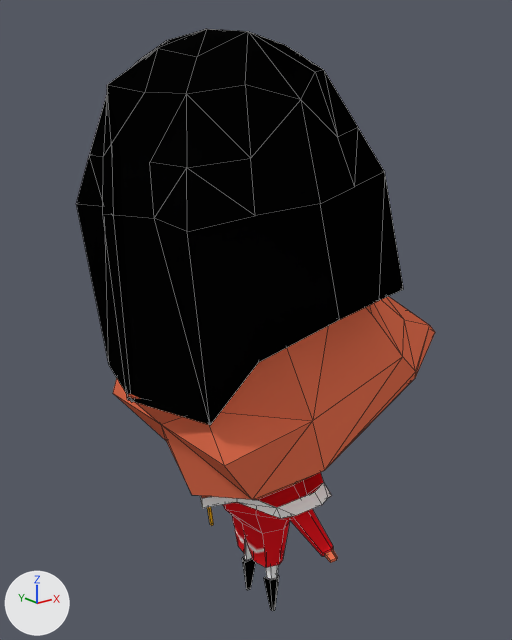
The Blender file The Overcoat/Assets/Models(blend)/Karakterler/nose.blend, before and after one commit.
Camera for both pictures: a camera (50 mm lens) standing at (-4.31, -5.58, 5.37) and looking at (0.38, 0.27, 3.02). The lights are fixed; the arrows at lower left show +X, +Y and +Z. Mesh edges are drawn as thin lines.
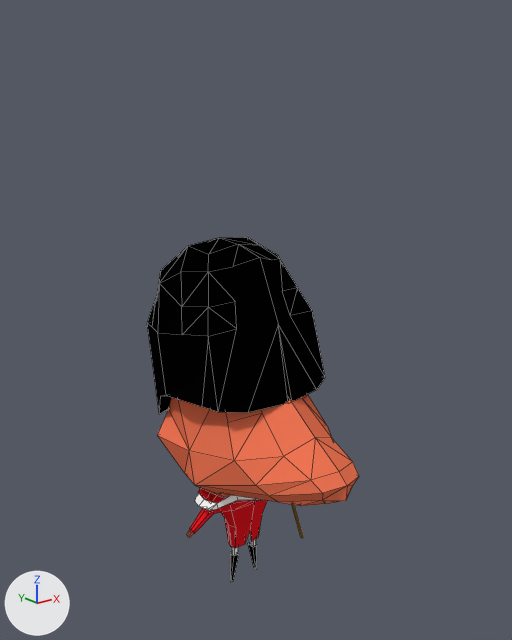
Location of each change, [x1, y1, x2, y2] in pixels of the pictures (512 x 640 px; the box of a moved part takes in the faces that stretch with it):
'Cube', reshaped, moved, turned, rescaled
    before: [76, 29, 435, 611]
    after: [147, 237, 359, 582]
part 1 of me_cube, moved or reshaped
    before: [242, 559, 279, 611]
    after: [230, 544, 257, 582]

The edits, one by one:
me_cube has 396 vertices, 762 faces and spans x -1.47..2.83, y -1.41..1.41, z -0.41..5.95.
me_cube is used by ob_cube; location (0.0, 0.0, 0.0).
me_cube part 1: all 24 vertices in x 0.2..0.25, y -0.26..0.26, z -0.41 are scaled about their middle by (1, 1.24, 1), then moved by (0.0, 0.0, -0.12).
Object 'Cube' (ob_cube) moves from (0.0, 0.0, 0.0) to (0.0, 0.17, 0.35).
Object 'Cube' (ob_cube) turns from (0, 0, 0) to (0, 0, -90) degrees about x, y and z.
Object 'Cube' (ob_cube) is rescaled from (1.0, 1.0, 1.0) to (0.608, 0.608, 0.608).
